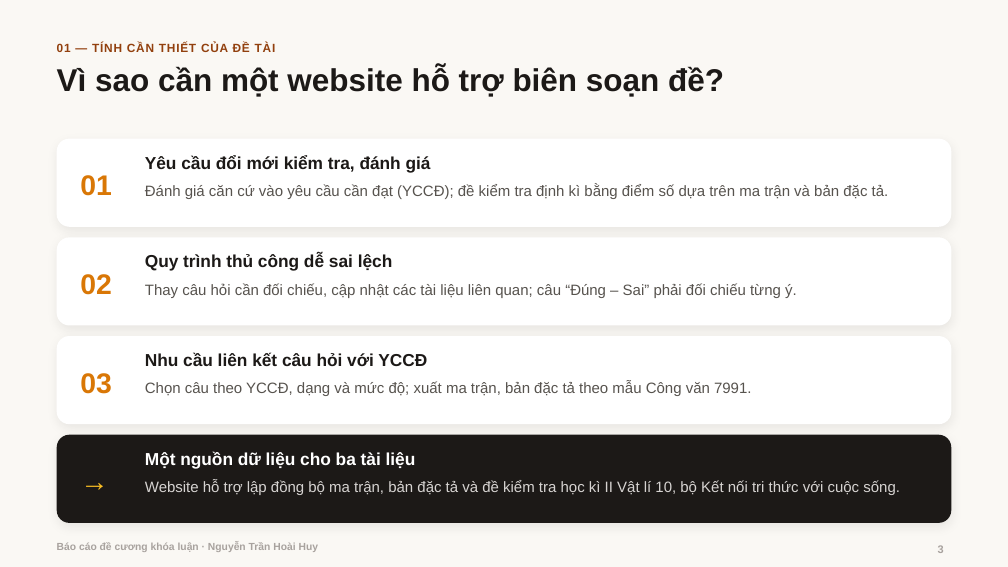
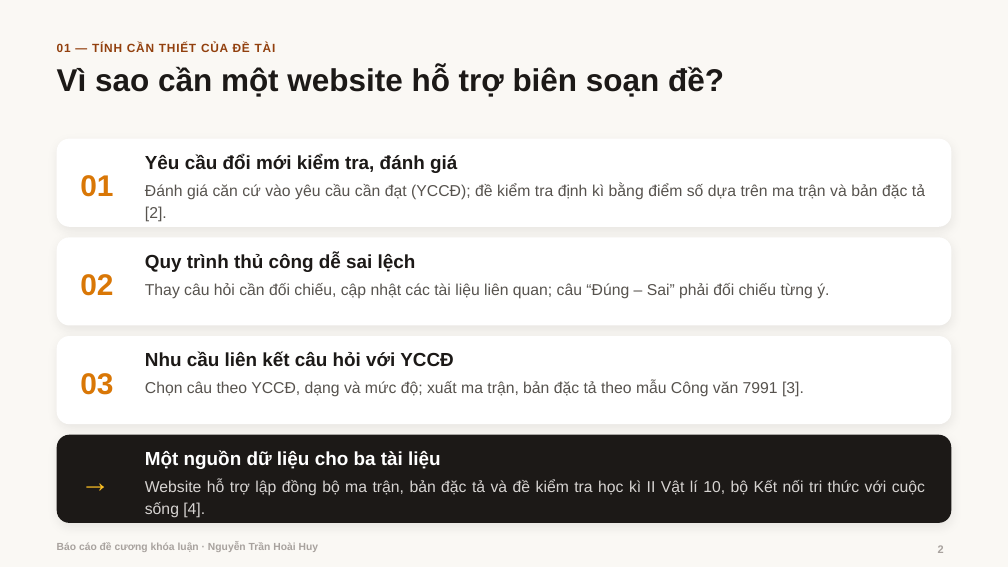
Before and after one commit to hoaihuy2609/kltn, a slide deck: slide 2 of tai-ve/Bao_cao_de_cuong.pptx (slide 3 before the commit). Drawn at 1008x567 pixels with LibreOffice and Linux fonts; fonts in the diff are those of the drawing; background and template pictures are left out. Boxes give left, top, right and bottom in pixels: in the first picture for what was removed or moved away, otherwise in the second. Text is boxed around its words. In the diff, an @@ line names an element or a change of style, - is before the commit and + after.

```diff
--- a/tai-ve/Bao_cao_de_cuong.pptx
+++ b/tai-ve/Bao_cao_de_cuong.pptx
@@ text at bbox=[145, 183, 925, 222]: text changed; size 14.3 to 15 pt @@
-Đánh giá căn cứ vào yêu cầu cần đạt (YCCĐ); đề kiểm tra định kì bằng điểm số dựa trên ma trận và bản đặc tả.
+Đánh giá căn cứ vào yêu cầu cần đạt (YCCĐ); đề kiểm tra định kì bằng điểm số dựa trên ma trận và bản đặc tả [2].
@@ text "Thay câu hỏi cần đối ..." at bbox=[145, 283, 829, 299]: size 14.3 to 15 pt; line spacing 1.2 to 1.15 @@
@@ text at bbox=[145, 381, 804, 397]: text changed; size 14.3 to 15 pt @@
-Chọn câu theo YCCĐ, dạng và mức độ; xuất ma trận, bản đặc tả theo mẫu Công văn 7991.
+Chọn câu theo YCCĐ, dạng và mức độ; xuất ma trận, bản đặc tả theo mẫu Công văn 7991 [3].
@@ size 27 to 28.5 pt in 4 elements at bbox=[80, 175, 113, 197], bbox=[80, 274, 113, 296], bbox=[80, 373, 113, 395], bbox=[80, 435, 137, 523] @@
@@ size 16.5 to 18 pt in 4 elements at bbox=[145, 154, 457, 173], bbox=[145, 253, 416, 272], bbox=[145, 352, 454, 366], bbox=[145, 450, 441, 469] @@
@@ text at bbox=[145, 479, 925, 518]: text changed; size 14.3 to 15 pt @@
-Website hỗ trợ lập đồng bộ ma trận, bản đặc tả và đề kiểm tra học kì II Vật lí 10, bộ Kết nối tri thức với cuộc sống.
+Website hỗ trợ lập đồng bộ ma trận, bản đặc tả và đề kiểm tra học kì II Vật lí 10, bộ Kết nối tri thức với cuộc sống [4].
```
Also in this commit, not shown: 8 other slides changed, 2 slides added, 10 slides removed, 4 other files.
